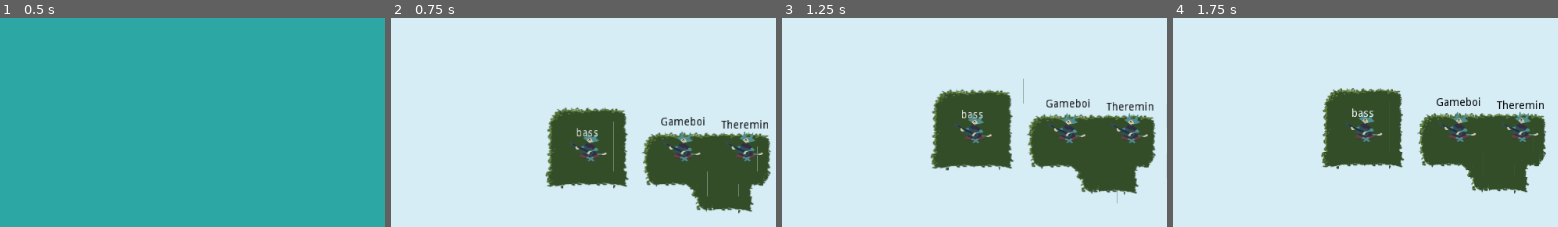
Above: before the commit, frames 1-4 (left to right).
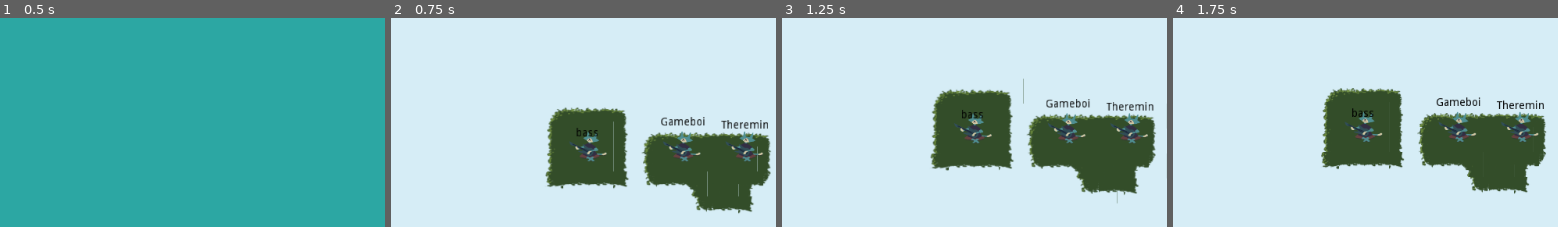
Above: after the commit, the same moments.

Repository: uspgamedev/skyjammers
Game: Godot game, scene res://menus/stage-selector/main.tscn
Same seed, same stepped clock (60 frames per second), same inputs: the game is played once before the commit and once after it. Sound files missing from this copy of the repository are replaced by a short silence.
Inputs:
- Up to frame 1 (0.5 s): no input
- Up to frame 2 (0.75 s): click "Stage 01" at 0.5 s
- Up to frame 3 (1.25 s): no input
- Up to frame 4 (1.75 s): tap Enter (ui_accept) at 1.25, 1.52 s; hold Space (action_play) from 1.28 s (still down)
The pictures show only the part of the screen within x 24-74%, y 24-74%; the shares and areas given below are measured in that part.

Frame 1 is identical in both runs. In frame 2, 0.1% of the frame differs, in the area x 48-54%, y 52-57%; in frame 3, 0.1%; in frame 4, 0.1%, in the area x 46-53%, y 43-48%.

Commit message:
Fixed bass instrument color

Diff:
--- a/game/Instruments/Bass/Bass.tscn
+++ b/game/Instruments/Bass/Bass.tscn
@@ -1,16 +1,12 @@
-[gd_scene load_steps=3 format=2]
+[gd_scene load_steps=2 format=2]
 
 [ext_resource path="res://Instruments/Instrument.tscn" type="PackedScene" id=1]
-[ext_resource path="res://Instruments/Bass/BassWaveShape.gd" type="Script" id=2]
 
-[node name="Bass" instance=ExtResource( 1 )]
-
-[node name="SoundWaveShape" parent="." index="2"]
-
-script = ExtResource( 2 )
+[node name="Bass" index="0" instance=ExtResource( 1 )]
 
 [node name="Label" type="Label" parent="." index="4"]
 
+modulate = Color( 0, 0, 0, 1 )
 anchor_left = 0.0
 anchor_top = 0.0
 anchor_right = 0.0
@@ -28,3 +24,4 @@
 percent_visible = 1.0
 lines_skipped = 0
 max_lines_visible = -1
+_sections_unfolded = [ "Visibility" ]
